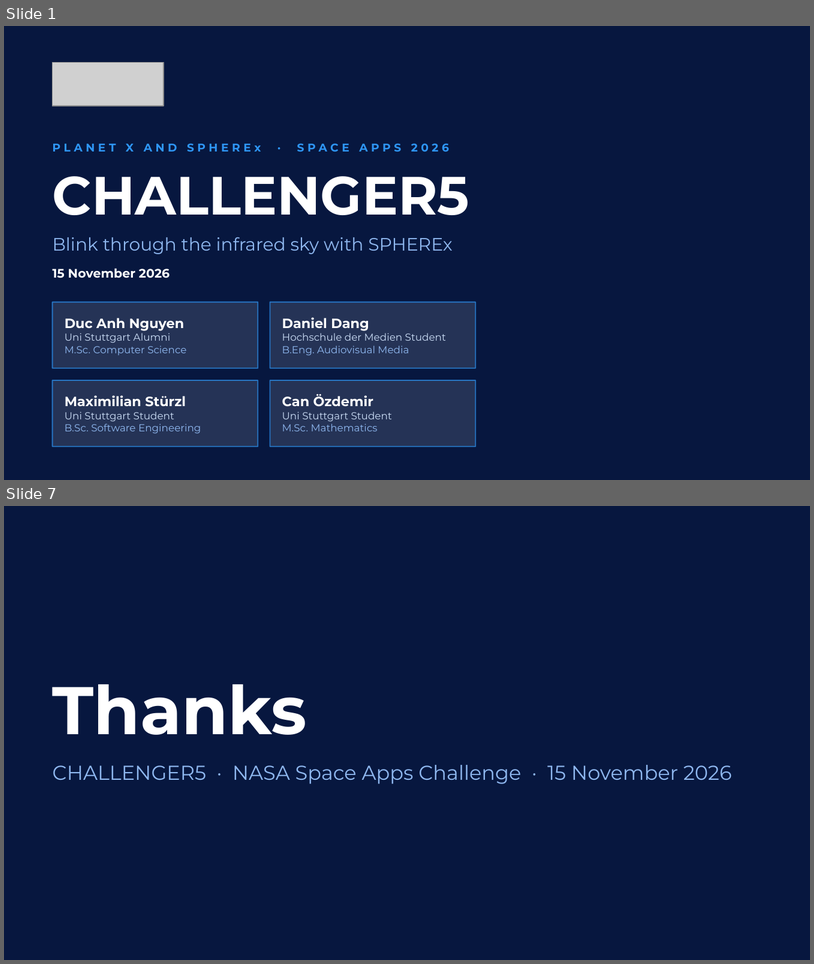
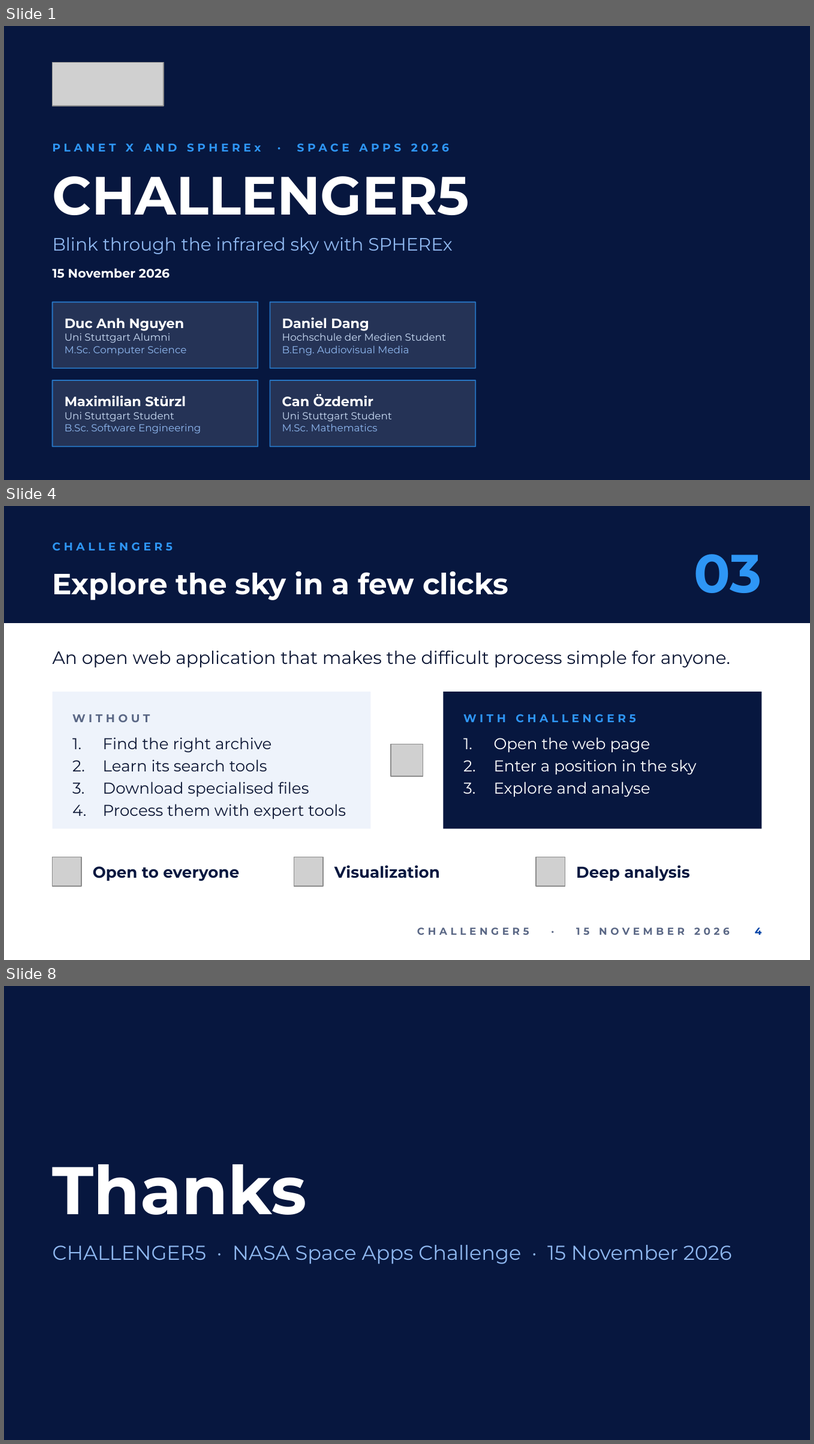
Before and after one commit to ngydc/sac-challenger5, a slide deck: docs/submission/CHALLENGER5_pitch.pptx. Shown one above the other, each under a label of ours: slides 1 and 7 before the commit, slides 1, 4 and 8 after it; the slides between them are not shown. The pictures are 814x964 and 814x1444 pixels, drawn with LibreOffice and Linux fonts; fonts in the diff are those of the drawing; grey boxes stand for pictures; background and template pictures are left out. Boxes give left, top, right and bottom in pixels: in the first picture for what was removed or moved away, otherwise in the second. Text is boxed around its words. In the diff, an @@ line names an element or a change of style, - is before the commit and + after.

```diff
--- a/docs/submission/CHALLENGER5_pitch.pptx
+++ b/docs/submission/CHALLENGER5_pitch.pptx
@@ slide 4 added at (4, 506, 810, 960), background #FFFFFF @@
@@ rectangle added at (4, 506, 810, 623), fill #07173F @@
@@ text added at (53, 542, 173, 550), 10 pt, text #2E96F5, bold @@
+CHALLENGER5
@@ text added at (694, 554, 762, 593), 48 pt, text #2E96F5, bold @@
+03
@@ title added at (53, 571, 509, 600), 26 pt, text #FFFFFF, bold @@
+Explore the sky in a few clicks
@@ text added at (53, 650, 731, 667), 16 pt, text #0B1533 @@
+An open web application that makes the difficult process simple for anyone.
@@ rectangle added at (53, 691, 371, 829), fill #EEF3FB @@
@@ rectangle added at (443, 691, 762, 829), fill #07173F @@
@@ text added at (72, 714, 150, 722), 10 pt, text #5A6785, bold @@
+WITHOUT
@@ text added at (464, 714, 636, 722), 10 pt, text #2E96F5, bold @@
+WITH CHALLENGER5
@@ text added at (103, 737, 346, 819), 14 pt, text #0B1533 @@
+1. Find the right archive
+2. Learn its search tools
+3. Download specialised files
+4. Process them with expert tools
@@ text added at (494, 737, 696, 797), 14 pt, text #FFFFFF @@
+1. Open the web page
+2. Enter a position in the sky
+3. Explore and analyse
@@ picture added at (391, 744, 423, 776) @@
@@ picture added at (53, 857, 81, 886) @@
@@ picture added at (294, 857, 323, 886) @@
@@ text added at (335, 865, 440, 878), 14 pt, text #07173F, bold @@
+Visualization
@@ picture added at (536, 857, 565, 886) @@
@@ text added at (576, 865, 690, 881), 14 pt, text #07173F, bold @@
+Deep analysis
@@ text added at (93, 866, 239, 881), 14 pt, text #07173F, bold @@
+Open to everyone
@@ text added at (417, 927, 730, 934), 9 pt, text #5A6785, bold @@
+CHALLENGER5 · 15 NOVEMBER 2026
@@ page number added at (755, 927, 762, 934), 9 pt, text #0042A6, bold @@
+4
@@ what was slide 7 is now slide 8 @@
```
Also in this commit, not shown: 6 other slides added, 5 slides removed, 2 other files.
